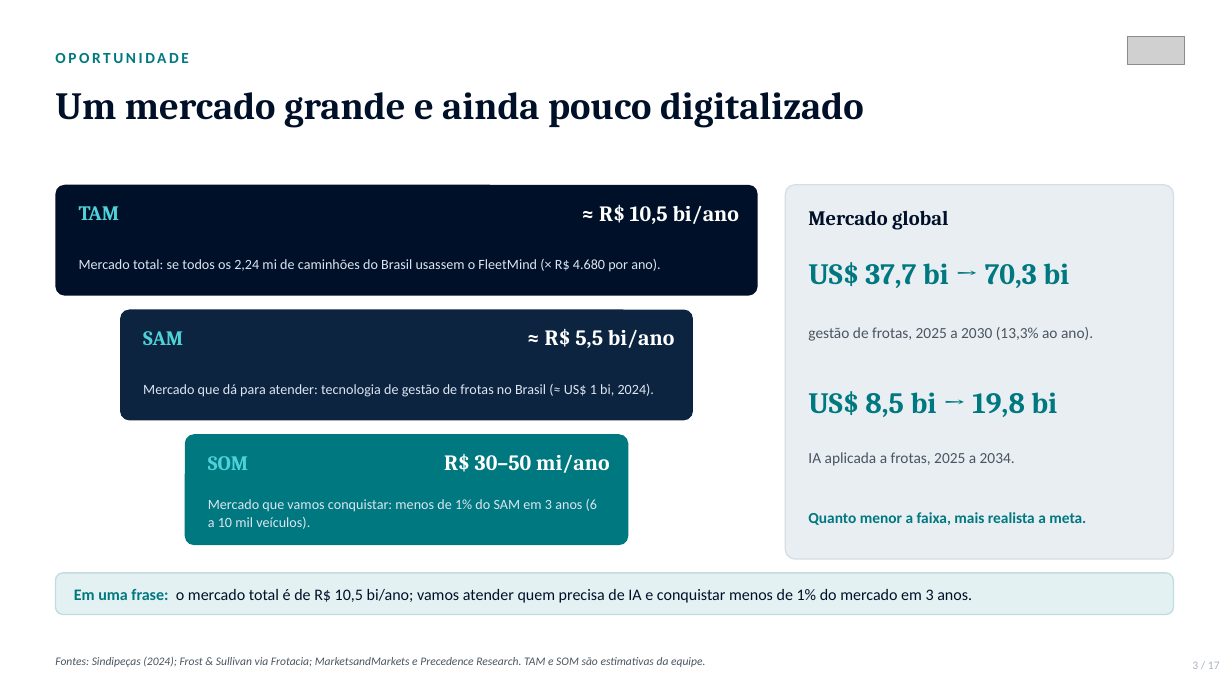
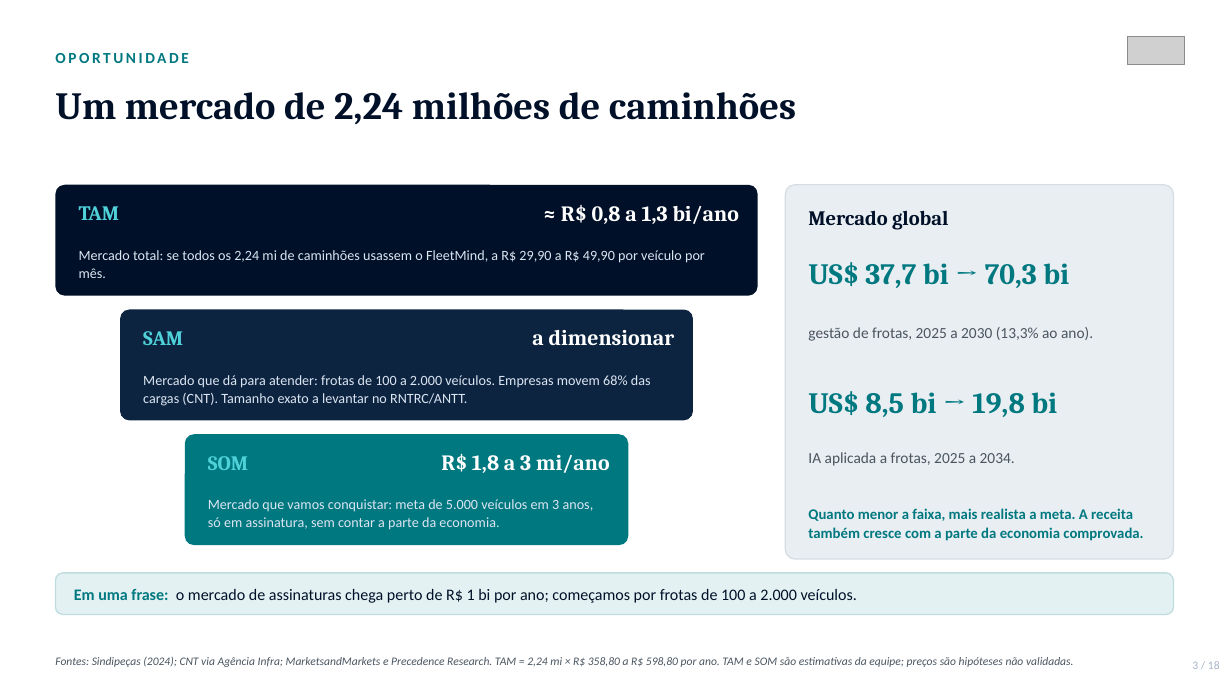
Before and after one commit to phdandrade-pixel/fleetmind-ai, a slide deck: slide 3 of pitch/FleetMind_AI_Apresentacao_Executiva.pptx. Drawn at 1232x693 pixels with LibreOffice and Linux fonts; fonts in the diff are those of the drawing; grey boxes stand for pictures. Boxes give left, top, right and bottom in pixels: in the first picture for what was removed or moved away, otherwise in the second. Text is boxed around its words. In the diff, an @@ line names an element or a change of style, - is before the commit and + after.

```diff
--- a/pitch/FleetMind_AI_Apresentacao_Executiva.pptx
+++ b/pitch/FleetMind_AI_Apresentacao_Executiva.pptx
@@ text at bbox=[55, 92, 796, 124]: text changed @@
-Um mercado grande e ainda pouco digitalizado
+Um mercado de 2,24 milhões de caminhões
@@ text at bbox=[561, 205, 739, 224]: text changed @@
-≈ R$ 10,5 bi/ano
+≈ R$ 0,8 a 1,3 bi/ano
@@ text at bbox=[79, 250, 705, 278]: text changed @@
-Mercado total: se todos os 2,24 mi de caminhões do Brasil usassem o FleetMind (× R$ 4.680 por ano).
+Mercado total: se todos os 2,24 mi de caminhões usassem o FleetMind, a R$ 29,90 a R$ 49,90 por veículo por mês.
@@ text at bbox=[532, 330, 675, 345]: text changed @@
-≈ R$ 5,5 bi/ano
+a dimensionar
@@ text at bbox=[143, 375, 651, 406]: text changed @@
-Mercado que dá para atender: tecnologia de gestão de frotas no Brasil (≈ US$ 1 bi, 2024).
+Mercado que dá para atender: frotas de 100 a 2.000 veículos. Empresas movem 68% das cargas (CNT). Tamanho exato a levantar no RNTRC/ANTT.
@@ text at bbox=[441, 453, 609, 473]: text changed @@
-R$ 30–50 mi/ano
+R$ 1,8 a 3 mi/ano
@@ text at bbox=[208, 499, 594, 530]: text changed @@
-Mercado que vamos conquistar: menos de 1% do SAM em 3 anos (6 a 10 mil veículos).
+Mercado que vamos conquistar: meta de 5.000 veículos em 3 anos, só em assinatura, sem contar a parte da economia.
@@ text at bbox=[808, 508, 1143, 541]: text changed; size 12 to 11.5 pt @@
-Quanto menor a faixa, mais realista a meta.
+Quanto menor a faixa, mais realista a meta. A receita também cresce com a parte da economia comprovada.
@@ text at bbox=[74, 589, 857, 603]: text changed @@
-Em uma frase: o mercado total é de R$ 10,5 bi/ano; vamos atender quem precisa de IA e conquistar menos de 1% do mercado em 3 anos.
+Em uma frase: o mercado de assinaturas chega perto de R$ 1 bi por ano; começamos por frotas de 100 a 2.000 veículos.
@@ text at bbox=[55, 657, 1074, 667]: text changed @@
-Fontes: Sindipeças (2024); Frost & Sullivan via Frotacia; MarketsandMarkets e Precedence Research. TAM e SOM são estimativas da equipe.
+Fontes: Sindipeças (2024); CNT via Agência Infra; MarketsandMarkets e Precedence Research. TAM = 2,24 mi × R$ 358,80 a R$ 598,80 por ano. TAM e SOM são estimativas da equipe; preços são hipóteses não validadas.
@@ text at bbox=[1192, 661, 1220, 669]: text changed @@
-3 / 17
+3 / 18
```
Also in this commit, not shown: 14 other slides changed, 3 slides added, 2 slides removed, 1 other file.
